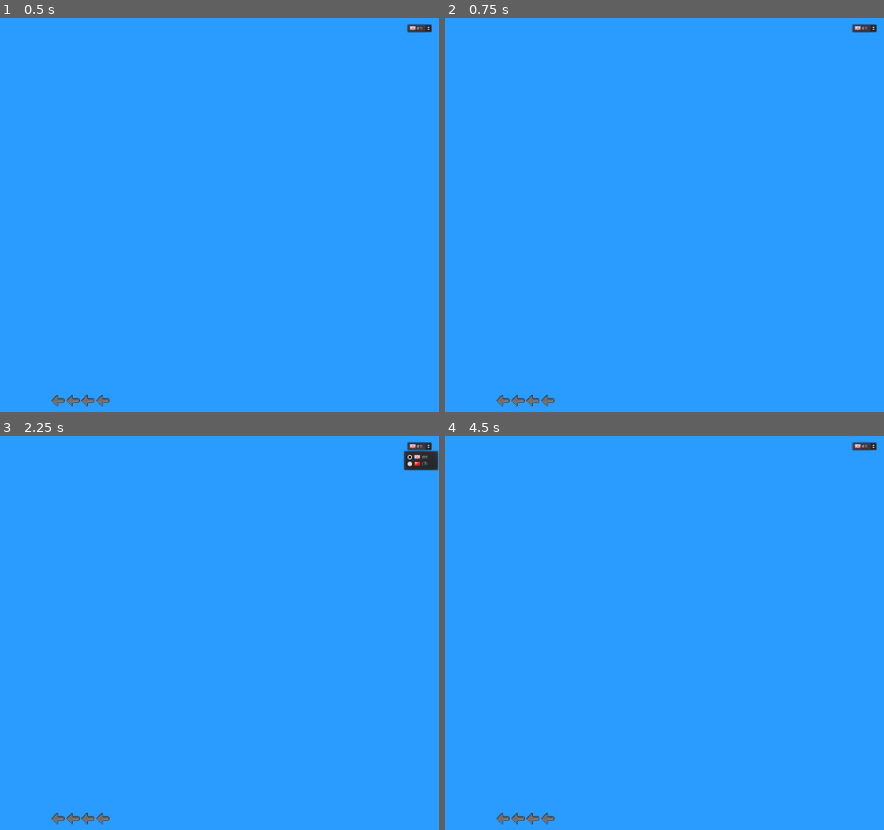
Above: before the commit, frames 1-4 (two rows, left to right).
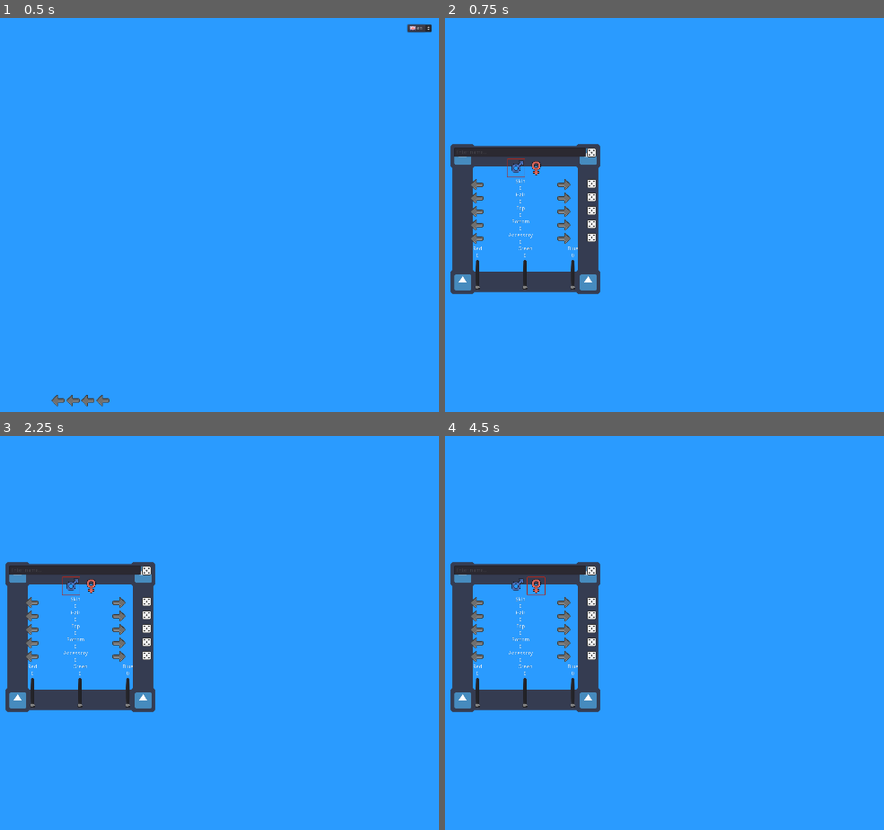
Above: after the commit, the same moments.

Repository: SabreOfWinter/Live-Over-The-Hills
Game: Godot game, scene res://menus/splash/splash.tscn
The game is run twice, just before and just after one commit, with the same random seed, the same clock (stepped at 60 frames per second) and the same inputs. The engine's default icon, where the game draws it, is replaced by a stand-in: a white triangle on a blue panel in a dark square.
Inputs (mouse positions are in pixels of both pictures, inside the frame that each line leads up to):
- Up to frame 1 (0.5 s): no input
- Up to frame 2 (0.75 s): click (502, 400) at 0.5 s
- Up to frame 3 (2.25 s): click (57, 818) at 1.27 s; click (421, 447) at 2 s, where only the run before the commit has a clickable "en"
- Up to frame 4 (4.5 s): click (589, 569) at 2.77 s; click (515, 585) at 3.52 s; click (537, 585) at 4.27 s

Frame 1 is identical in both runs. In frame 2, 7.2% of the frame differs, in the area x 1-99%, y 1-99%; in frame 3, 7.6%, in the area x 1-100%, y 1-99%; in frame 4, 7.2%.

Commit message:
Added gender button group; Set animation when new game button pressed

Diff:
--- /dev/null
+++ b/menus/main/gender_buttongroup.tres
@@ -0,0 +1,3 @@
+[gd_resource type="ButtonGroup" format=2]
+
+[resource]
--- a/menus/main/main.gd
+++ b/menus/main/main.gd
@@ -1,7 +1,7 @@
 extends Control
 
 func _on_new_game_button_pressed():
-	pass
+	$animation_player.play("new_game")
 
 func _on_load_game_button_pressed():
 	pass
--- a/menus/main/main.tscn
+++ b/menus/main/main.tscn
@@ -12,6 +12,7 @@
 [ext_resource path="res://menus/main/male_pressed.png" type="Texture" id=10]
 [ext_resource path="res://menus/main/female_normal.png" type="Texture" id=11]
 [ext_resource path="res://menus/main/female_pressed.png" type="Texture" id=12]
+[ext_resource path="res://menus/main/gender_buttongroup.tres" type="ButtonGroup" id=13]
 
 [sub_resource type="Animation" id=2]
 resource_name = "new_game"
@@ -236,6 +237,9 @@
 margin_left = 136.0
 margin_right = 186.0
 margin_bottom = 50.0
+toggle_mode = true
+pressed = true
+group = ExtResource( 13 )
 texture_normal = ExtResource( 9 )
 texture_pressed = ExtResource( 10 )
 
@@ -243,6 +247,8 @@
 margin_left = 190.0
 margin_right = 240.0
 margin_bottom = 50.0
+toggle_mode = true
+group = ExtResource( 13 )
 texture_normal = ExtResource( 11 )
 texture_pressed = ExtResource( 12 )
 
Not shown: 1 places in menus/main/main.tscn that only renumber resources
